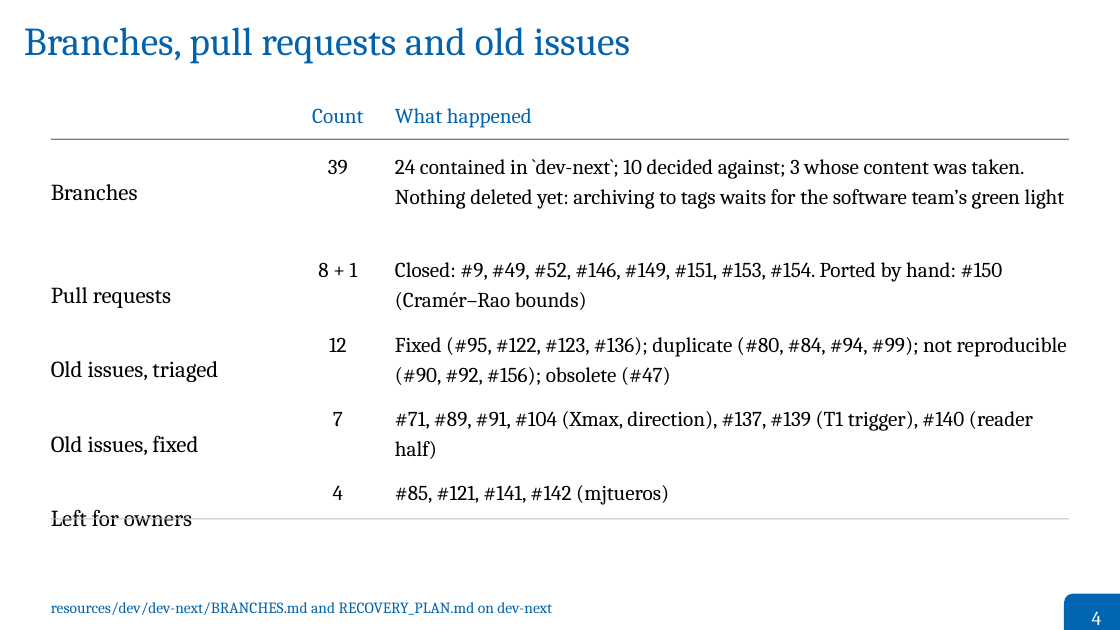
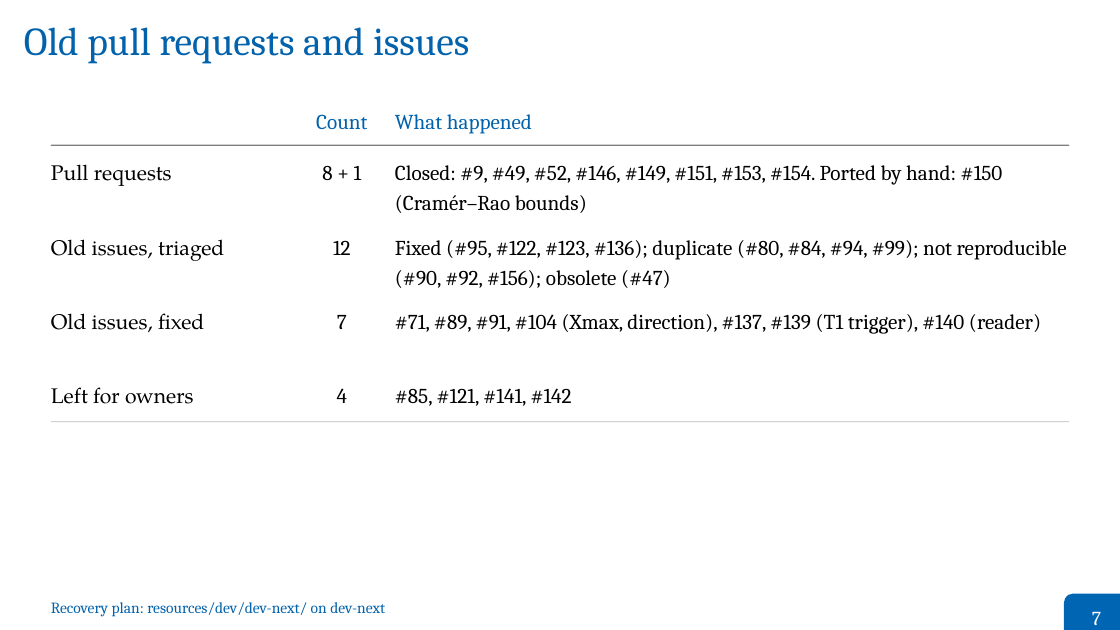
Before and after one commit to grand-mother/grand, a slide deck: slide 7 of resources/dev/dev-next/presentations/2026-10-01-GRAND_Weekly_Meeting/2026-10-01-Bustamante-GRAND_Weekly_Meeting.odp (slide 4 before the commit). Drawn at 1120x630 pixels with LibreOffice and Linux fonts; fonts in the diff are those of the drawing. Boxes give left, top, right and bottom in pixels: in the first picture for what was removed or moved away, otherwise in the second. Text is boxed around its words. In the diff, an @@ line names an element or a change of style, - is before the commit and + after.

```diff
--- a/resources/dev/dev-next/presentations/2026-10-01-GRAND_Weekly_Meeting/2026-10-01-Bustamante-GRAND_Weekly_Meeting.odp
+++ b/resources/dev/dev-next/presentations/2026-10-01-GRAND_Weekly_Meeting/2026-10-01-Bustamante-GRAND_Weekly_Meeting.odp
@@ title at (24,27,469,64): text changed @@
-Branches, pull requests and old issues
+Old pull requests and issues
@@ text "Count": place and size @@
-text "Count" at (312,108,363,123)
+text "Count" at (316,114,367,129)
@@ text "What happened": place and size @@
-text "What happened" at (395,108,532,128)
+text "What happened" at (395,114,532,134)
@@ rectangle: place and size @@
-rectangle at (51,139,1069,140)
+rectangle at (51,144,1069,145)
@@ text "Pull requests": place and size @@
-text "Pull requests" at (51,287,171,308)
+text "Pull requests" at (51,164,172,186)
@@ text "8 + 1": place and size @@
-text "8 + 1" at (318,262,358,277)
+text "8 + 1" at (322,165,362,180)
@@ text removed at (328,159,348,174) @@
-39
@@ text removed at (395,159,1065,209) @@
-24 contained in `dev-next`; 10 decided against; 3 whose content was taken. Nothing deleted yet: archiving to tags waits for the software team’s green light
@@ text removed at (51,184,138,200) @@
-Branches
@@ text "Old issues, triaged": place and size @@
-text "Old issues, triaged" at (51,361,218,382)
+text "Old issues, triaged" at (51,239,224,261)
@@ text "12": place and size @@
-text "12" at (329,337,347,352)
+text "12" at (333,240,351,255)
@@ text "Old issues, fixed": place and size @@
-text "Old issues, fixed" at (51,435,198,455)
+text "Old issues, fixed" at (51,313,204,332)
@@ text "7": place and size @@
-text "7" at (333,412,343,426)
+text "7" at (337,315,347,329)
@@ text at (395,314,1041,334): text changed @@
-#71, #89, #91, #104 (Xmax, direction), #137, #139 (T1 trigger), #140 (reader half)
+#71, #89, #91, #104 (Xmax, direction), #137, #139 (T1 trigger), #140 (reader)
@@ size 28 to 15 pt, font Cambria to TeX Gyre Pagella, now on the baseline in 4 elements at (51,164,172,186), (51,313,204,332), (51,239,224,261), (51,387,193,404) @@
@@ text "Left for owners": place and size @@
-text "Left for owners" at (51,509,192,527)
+text "Left for owners" at (51,387,193,404)
@@ text "4": place and size @@
-text "4" at (333,485,343,500)
+text "4" at (337,388,347,403)
@@ text at (395,388,572,406): text changed @@
-#85, #121, #141, #142 (mjtueros)
+#85, #121, #141, #142
@@ 2 texts, 1 rectangle: place and size @@
-2 texts, 1 rectangle at (51,262,1069,519)
+2 texts, 1 rectangle at (51,165,1069,423)
@@ text at (51,602,385,617): text changed @@
-resources/dev/dev-next/BRANCHES.md and RECOVERY_PLAN.md on dev-next
+Recovery plan: resources/dev/dev-next/ on dev-next
@@ text at (1092,611,1101,625): text changed @@
-4
+7
```
Also in this commit, not shown: 6 other slides changed, 9 slides added, 4 slides removed, 9 other files.
